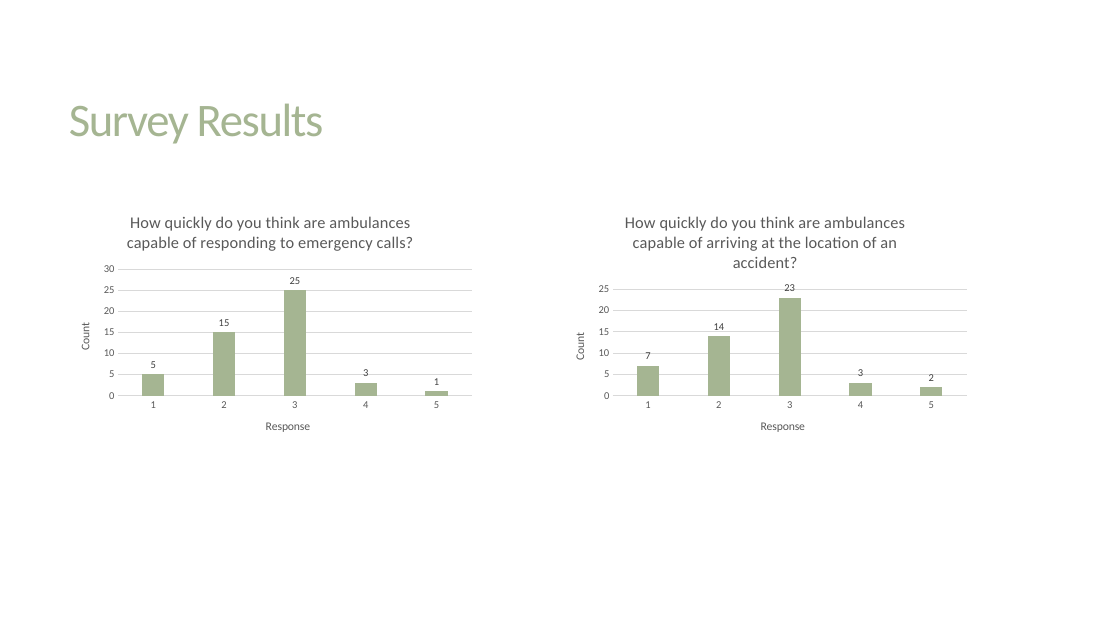
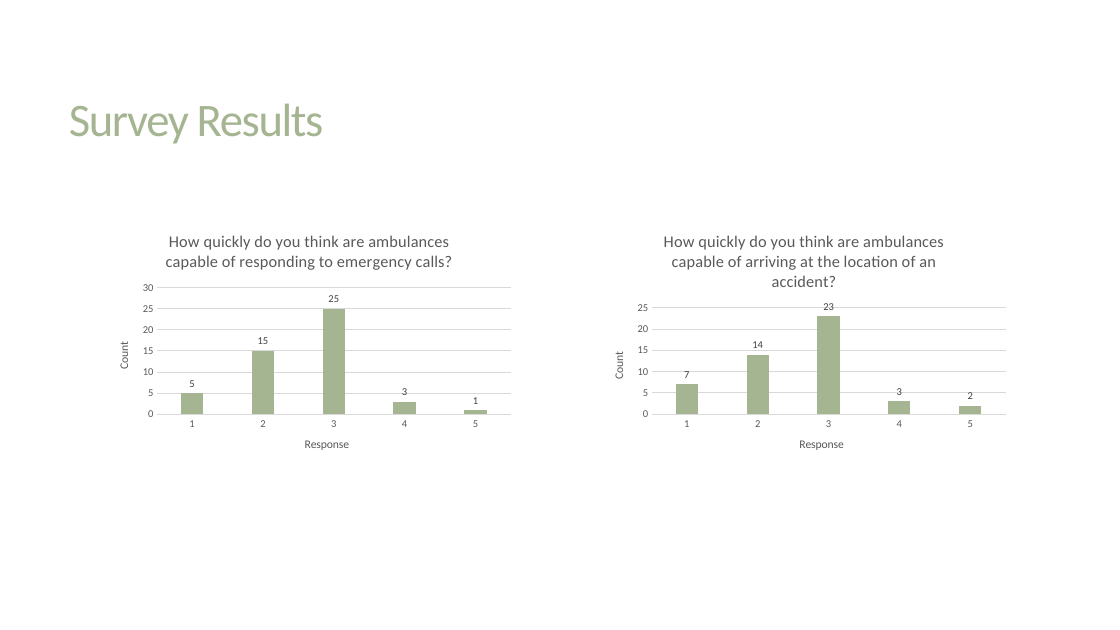
Before and after one commit to Talatsu92/Thesis, a slide deck: slide 29 of Documents/Thesis Defense.pptx (slide 28 before the commit). Drawn at 1120x630 pixels with LibreOffice and Linux fonts; fonts in the diff are those of the drawing. Boxes give left, top, right and bottom in pixels: in the first picture for what was removed or moved away, otherwise in the second. Text is boxed around its words. In the diff, an @@ line names an element or a change of style, - is before the commit and + after.

```diff
--- a/Documents/Thesis Defense.pptx
+++ b/Documents/Thesis Defense.pptx
@@ column chart: place and size @@
-column chart at <box>60,198,481,450</box>
+column chart at <box>99,217,519,469</box>
@@ column chart: place and size @@
-column chart at <box>555,198,975,450</box>
+column chart at <box>594,217,1014,469</box>
```
Also in this commit, not shown: 5 other slides changed, 2 slides added, 1 slide removed, 11 other files.
